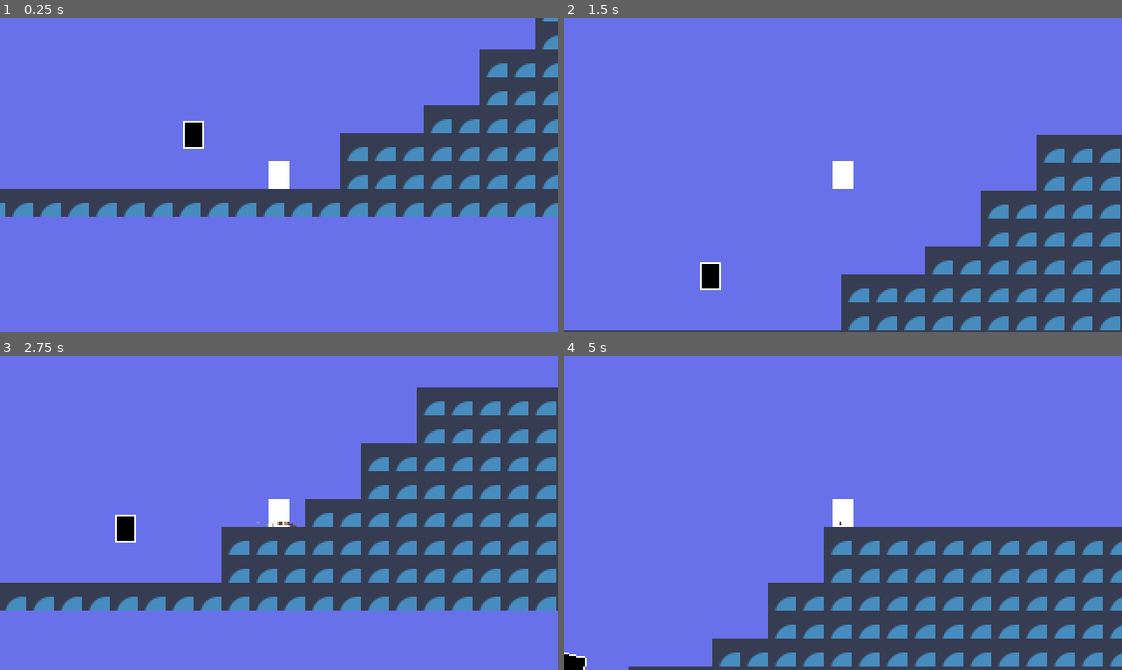
Above: before the commit, frames 1-4 (two rows, left to right).
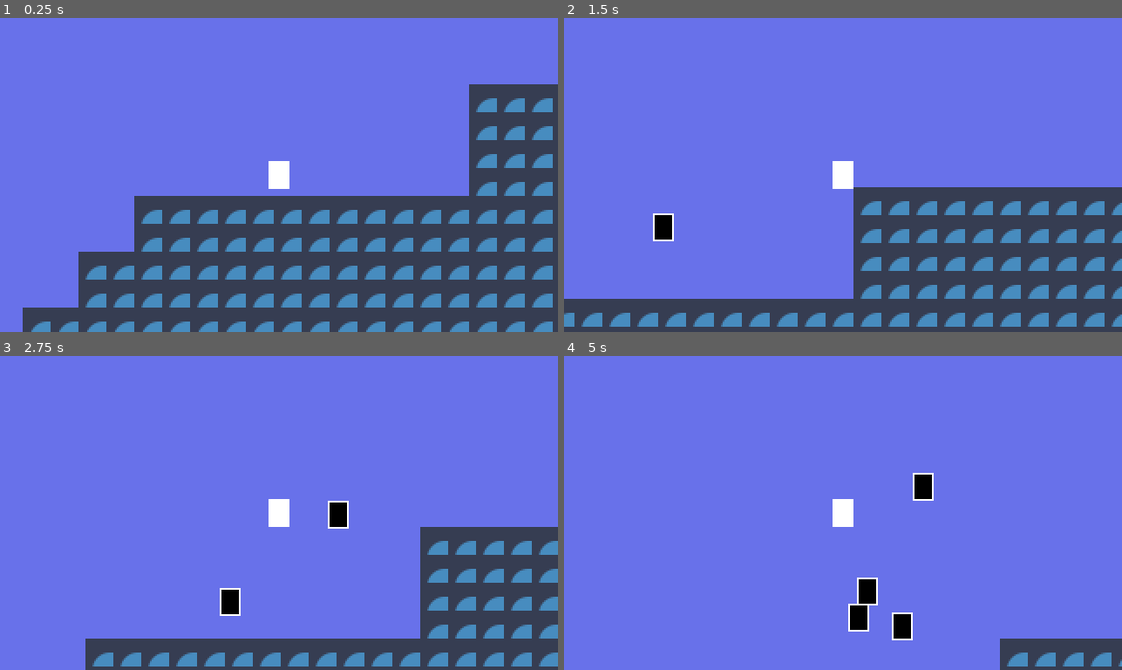
Above: after the commit, the same moments.

Repository: DagurasuSK/Rewind
Game: Godot game, scene res://scenes/debug.tscn
Same seed, same stepped clock (60 frames per second), same inputs: the game is played once before the commit and once after it. The engine's default icon, where the game draws it, is replaced by a stand-in: a white triangle on a blue panel in a dark square.
Inputs:
- Up to frame 1 (0.25 s): no input
- Up to frame 2 (1.5 s): tap Enter (ui_accept) at 0.5, 0.77 s; hold Shift (slowMotion) 0.53-1.28 s; hold D (right) from 0.53 s (still down); tap U (dash, bound only after the commit) at 0.8, 1.35 s
- Up to frame 3 (2.75 s): tap Enter (ui_accept) at 1.52 s; tap Shift (slowMotion) at 1.55 s; release D (right) at 2.03 s; hold A (left) from 2.03 s (still down); hold Shift (slowMotion) from 2.03 s (still down); tap U (dash, bound only after the commit) at 2.3 s
- Up to frame 4 (5 s): release A (left) at 2.78 s; release Shift (slowMotion) at 2.78 s; hold D (right) 2.78-4.28 s; tap U (dash, bound only after the commit) at 2.85, 3.8, 4.35 s; tap Enter (ui_accept) at 3.02, 3.77, 4.52 s; tap Shift (slowMotion) at 3.05, 4.55 s; hold Shift (slowMotion) 3.53-4.28 s; hold A (left) from 4.28 s (still down)

The runs differ from the first frame. In frame 1, 46% of the frame differs, in the area x 0-100%, y 0-100%; in frame 2, 21%; in frame 3, 40%; in frame 4, 27%.

Commit message:
Sistema de inimigo refeito

Diff:
--- /dev/null
+++ b/Assets/enemy/enemy.gd
@@ -0,0 +1,45 @@
+class_name Enemy
+extends CharacterBody2D
+
+var _position_index: int = 0  # Índice da posição atual
+var _target_position: Vector2  # Posição-alvo atual
+
+var _position_time: float = 0.0  # Tempo acumulado para alcançar o alvo
+var _position_ratio: float = 0.0:  # Proporção do tempo atual (0 a 1)
+	set(new_value):
+		_position_ratio = clamp(new_value, 0.0, 1.0)
+
+func _ready() -> void:
+	if PlayerPosition.position_arr.size() > 0:
+		global_position = PlayerPosition.position_arr[0]
+		_position_index = 1  # Começa a seguir o próximo ponto
+		if PlayerPosition.position_arr.size() > 1:
+			_set_next_target()
+
+func _physics_process(delta: float) -> void:
+	_movement(delta)
+
+func _movement(delta: float) -> void:
+	if _position_index >= PlayerPosition.position_arr.size():
+		return  # Sem mais posições para seguir
+
+	# Atualiza a proporção com base no tempo
+	_position_time += delta
+	_position_ratio = _position_time / PlayerPosition.STEP_TIME
+
+	# Interpola entre a posição atual e o alvo
+	global_position = global_position.lerp(_target_position, _position_ratio)
+
+	# Verifica se completou o caminho até a posição-alvo
+	if _position_ratio == 1.0:
+		_set_next_target()
+		_position_time = 0.0
+
+# Atualiza a posição-alvo para o próximo valor da do array de posições
+func _set_next_target() -> void:
+	if _position_index >= PlayerPosition.position_arr.size():
+		return  # Sem mais alvos para seguir
+
+	# Atualiza o índice e a posição-alvo
+	_position_index += 1
+	_target_position = PlayerPosition.position_arr[_position_index]
--- a/Assets/enemy/enemy.tscn
+++ b/Assets/enemy/enemy.tscn
@@ -1,24 +1,18 @@
-[gd_scene load_steps=4 format=3 uid="uid://ba0w8dffilii5"]
+[gd_scene load_steps=4 format=3 uid="uid://xugtevqhym15"]
 
+[ext_resource type="Script" path="res://Assets/enemy/enemy.gd" id="1_1hdve"]
 [ext_resource type="Texture2D" uid="uid://c86dilhb58li4" path="res://Assets/enemy/enemy.png" id="1_qtxi7"]
-[ext_resource type="Script" path="res://scripts/enemy_area.gd" id="2_n7c4x"]
 
-[sub_resource type="RectangleShape2D" id="RectangleShape2D_0bdch"]
+[sub_resource type="RectangleShape2D" id="RectangleShape2D_esnjg"]
 size = Vector2(12, 16)
 
-[node name="PathFollow2D" type="PathFollow2D"]
-loop = false
+[node name="Enemy" type="CharacterBody2D"]
+collision_layer = 0
+collision_mask = 0
+script = ExtResource("1_1hdve")
 
 [node name="Sprite2D" type="Sprite2D" parent="."]
 texture = ExtResource("1_qtxi7")
 
-[node name="EnemyArea" type="Area2D" parent="."]
-collision_layer = 0
-collision_mask = 2
-script = ExtResource("2_n7c4x")
-
-[node name="CollisionShape2D" type="CollisionShape2D" parent="EnemyArea"]
-shape = SubResource("RectangleShape2D_0bdch")
-disabled = true
-
-[connection signal="body_entered" from="EnemyArea" to="EnemyArea" method="_on_body_entered"]
+[node name="CollisionShape2D" type="CollisionShape2D" parent="."]
+shape = SubResource("RectangleShape2D_esnjg")
--- a/project.godot
+++ b/project.godot
@@ -16,11 +16,14 @@
 run/max_fps=60
 config/icon="res://icon.svg"
 
+[autoload]
+
+PlayerPosition="*res://scripts/player_position.gd"
+
 [display]
 
 window/size/viewport_width=320
 window/size/viewport_height=180
-window/size/mode=3
 window/size/resizable=false
 window/size/window_width_override=1280
 window/size/window_height_override=720
@@ -54,6 +57,11 @@
 "events": [Object(InputEventKey,"resource_local_to_scene":false,"resource_name":"","device":-1,"window_id":0,"alt_press …(195 unchanged characters)…
 ]
 }
+dash={
+"deadzone": 0.5,
+"events": [Object(InputEventKey,"resource_local_to_scene":false,"resource_name":"","device":-1,"window_id":0,"alt_pressed":false,"shift_pressed":false,"ctrl_pressed":false,"meta_pressed":false,"pressed":false,"keycode":0,"physical_keycode":85,"key_label":0,"unicode":117,"location":0,"echo":false,"script":null)
+]
+}
 
 [layer_names]
 
--- a/scenes/debug.tscn
+++ b/scenes/debug.tscn
@@ -79,12 +79,11 @@
 [sub_resource type="Environment" id="Environment_61q77"]
 background_color = Color(0.560902, 1.99261e-05, 0.41973, 1)
 
-[node name="Node2D" type="Node2D" node_paths=PackedStringArray("player")]
-script = ExtResource("1_tpxde")
-player = NodePath("CharacterBody2D")
+[node name="Node2D" type="Node2D"]
+script = ExtResource("1_4jvrf")
 
 [node name="CharacterBody2D" parent="." instance=ExtResource("2_163pe")]
-position = Vector2(-51, -47)
+position = Vector2(179, -169)
 
 [node name="TileMapLayer" type="TileMapLayer" parent="."]
 tile_map_data = PackedByteArray("AAAGAP//AAABAAEAAAAGAPj/AAABAAEAAAAGAPn/AAABAAEAAAAGAPr/AAABAAEAAAAGAPv/AAABAAEAAAAGAP …(21408 unchanged characters)…
--- a/scripts/player.gd
+++ b/scripts/player.gd
@@ -11,6 +11,11 @@
 
 var game_slow_motion := 0.25
 
+const DASH_SPEED := 300 # Velocidade do dash
+const DASH_DURATION := 0.4 # Duração do dash
+
+var _input_add_tick: float = 0.0
+
 var speed: float:
 	set(new_value):
 		speed = clamp(new_value, -MAX_SPEED, MAX_SPEED)
@@ -18,6 +23,10 @@
 var _no_input_tick: float = 0.0: # Tick do personagem sem controle
 	set(new_value):
 		_no_input_tick = clampf(new_value, 0.0, INF)
+
+var _no_movement_tick: float = 0.0: # Tick do personagem sem aplicar movimento algum
+	set(new_value):
+		_no_movement_tick = clampf(new_value, 0.0, INF)
 
 var _old_direction: float # Direção do input no frame anterior
 
@@ -26,14 +35,45 @@
 var _can_wall_jump: bool = false # Verifica se pode pular da parede
 var _last_time_jump_pressed: float = 0 # Contador desde a última vez que o botão de pulo foi pressionado, recebe o valor de COYOTE_TIME, e aplica o pulo caso seja maior que 0
 
+var _can_dash: bool = false
+
+func _ready() -> void:
+	PlayerPosition.add_position(global_position)
+
 func _process(delta: float) -> void:
 	_handle_effects()
 
 func _physics_process(delta: float) -> void:
+	_movement(delta)
+	_handle_slowMotion(delta)
+
+	_update_current_input(delta)
+	move_and_slide()
+
+#region Gerenciamento do array de input
+func _update_current_input(delta) -> void:
+	_input_add_tick += delta
+	if _input_add_tick >= PlayerPosition.STEP_TIME:
+		PlayerPosition.add_position(global_position)
+		_input_add_tick = 0
+
+#endregion
+
+#region Movimento geral
+# Gerencia o movimento do personagem, caso _no_movement_tick seja maior que 0 ignora as outras funções
+func _movement(delta):
+	if _no_movement_tick > 0.0:
+		if is_on_wall() or is_on_floor():
+			_no_movement_tick = 0.0
+
+		_no_movement_tick -= delta
+		return
+
+	_movement_vertical(delta)
 	_movement_horizontal(delta)
-	_movement_vertical(delta)
-	_handle_slowMotion(delta)
-	move_and_slide()
+	_dash()
+
+#endregion
 
 #region Movimento Horizontal
 func _movement_horizontal(delta) -> void:
@@ -76,12 +116,8 @@
 #region Movimento Vertical
 # Gerencia o movimento vertical do personagem e aplica gravidade caso necessário
 func _movement_vertical(delta) -> void:
-	# Adiciona gravidade ao personagem
-	if not is_on_floor():
-		if is_on_wall() and velocity.y > 0:
-			velocity.y = 60
-		else:
-			velocity += get_gravity() * delta
+
+	_apply_gravity(delta)
 
 	_check_coyote_time(delta) # Calcula as váriaveis do coyote time
 
@@ -103,6 +139,7 @@
 		_can_press_jump_button = true
 		_can_jump = true
 		_can_wall_jump = false
+		_can_dash = true
 
 	if is_on_wall_only(): # Se estiver nas paredes reseta as variáveis
 		_can_press_jump_button = true
@@ -115,6 +152,14 @@
 
 	if not _can_press_jump_button:
 		_last_time_jump_pressed -= delta
+
+# Adiciona gravidade ao personagem
+func _apply_gravity(delta) -> void:
+	if not is_on_floor():
+		if is_on_wall() and velocity.y > 0:
+			velocity.y = 60
+		else:
+			velocity += get_gravity() * delta
 
 func _jump(delta) -> void:
 	velocity.y = JUMP_VELOCITY
@@ -127,6 +172,18 @@
 	_old_direction = wall_normal.x
 	_no_input_tick = NO_INPUT_TIME
 
+func _dash() -> void:
+	if not _can_dash:
+		return
+
+	if not Input.is_action_just_pressed("dash"):
+		return
+
+	velocity.x = _old_direction * DASH_SPEED
+	velocity.y = 0.0
+	_no_movement_tick = DASH_DURATION
+	_can_dash = false
+
 #endregion
 # Lida com os efeitos do personagem
 func _handle_effects():
--- /dev/null
+++ b/scripts/player_position.gd
@@ -0,0 +1,8 @@
+extends Node
+
+const STEP_TIME = 0.01 # Representa o tempo entre as atualizações do valor de position_arr
+
+var position_arr: Array[Vector2]
+
+func add_position(new_position: Vector2):
+	position_arr.append(new_position)
--- a/scripts/stage.gd
+++ b/scripts/stage.gd
@@ -1,36 +1,18 @@
 extends Node2D
 
-@export var player: CharacterBody2D
-var enemy_arr: Array[PathFollow2D]
+var enemy_arr: Array[CharacterBody2D]
 
-var enemy_path: Path2D # Caminho que o inimigo segue, os pontos são a posição do jogador
-var spawn_timer: float = 5.0:
+var spawn_timer: float = 1.0:
 	set(new_value):
 		spawn_timer = clampf(new_value, 0.5, INF)
 
 var spawn_tick: float = 0.0
 
 func _ready() -> void:
-	enemy_path = Path2D.new() # Cria o caminho do inimigo
-	enemy_path.curve = Curve2D.new() # Cria a curva do caminho do inimigo
-
-	var new_enemy = preload("res://Assets/enemy/enemy.tscn").instantiate()
-	enemy_arr.append(new_enemy) # Instância o inimigo
-
-	add_child(enemy_path) # Adiciona o caminho na cena
-	enemy_path.add_child(new_enemy) # Adiciona o inimigo como filho do caminho
-
-	enemy_path.curve.add_point(player.global_position - Vector2(50, 0))
+	await get_tree().create_timer(1.0).timeout
+	spawn_enemy()
 
 func _physics_process(delta: float) -> void:
-	if player:
-
-		if enemy_path.curve.get_baked_points()[-1].distance_to(player.global_position) > 0: # Adiciona pontos a curva caso o personagem esteja se movendo
-			enemy_path.curve.add_point(player.global_position)
-
-	for enemy in enemy_arr:
-		enemy.progress_ratio += 0.1 * delta # Movimenta o inimigo no caminho
-
 	spawn_tick += delta
 	if spawn_tick >= spawn_timer:
 		spawn_enemy()
@@ -41,4 +23,4 @@
 func spawn_enemy():
 	var new_enemy = preload("res://Assets/enemy/enemy.tscn").instantiate()
 	enemy_arr.append(new_enemy)
-	enemy_path.add_child(new_enemy)
+	add_child(new_enemy)
Not shown: 1 places in scenes/debug.tscn that only renumber resources
